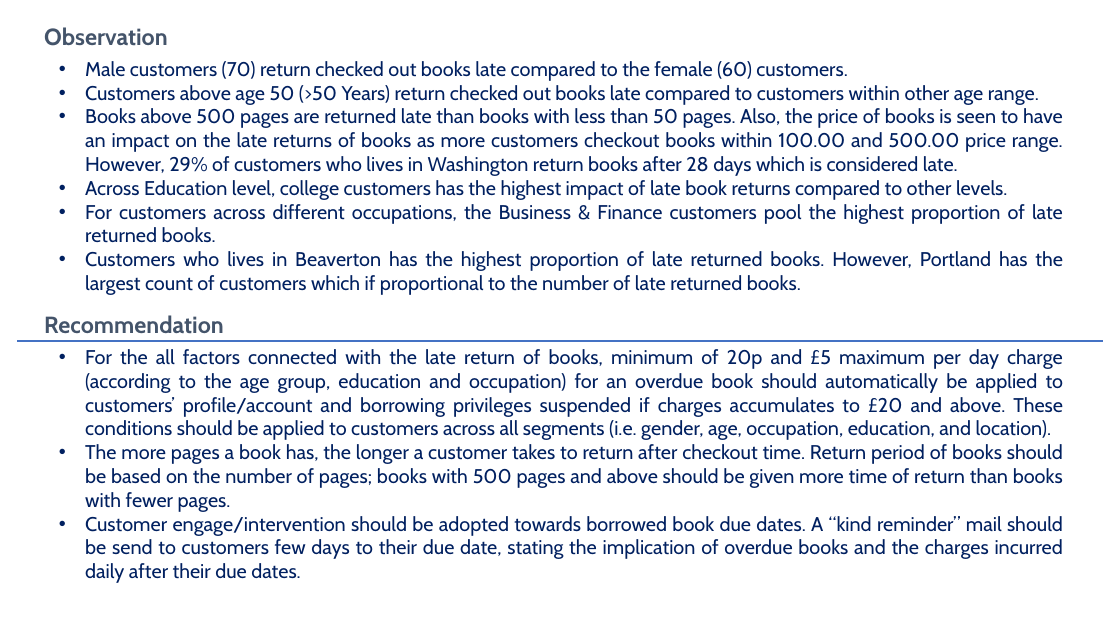
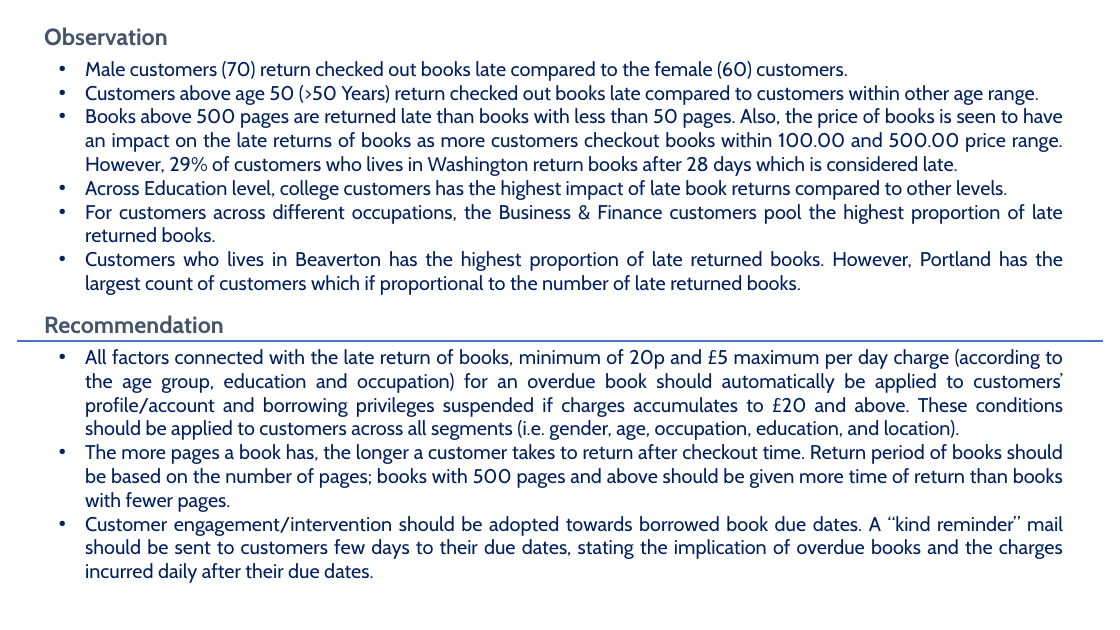
Before and after one commit to PascalineUmeh/library-books-late-return-analytics, a slide deck: slide 4 of LIBRARY_BOOKS_LATE_RETURN_ANALYTICS_REPORT.pptx. Drawn at 1120x630 pixels with LibreOffice and Linux fonts; fonts in the diff are those of the drawing; background and template pictures are left out. Boxes give left, top, right and bottom in pixels: in the first picture for what was removed or moved away, otherwise in the second. Text is boxed around its words. In the diff, an @@ line names an element or a change of style, - is before the commit and + after.

Commit message:
generate library book late return analysis

```diff
--- a/LIBRARY_BOOKS_LATE_RETURN_ANALYTICS_REPORT.pptx
+++ b/LIBRARY_BOOKS_LATE_RETURN_ANALYTICS_REPORT.pptx
@@ text at (85, 349, 1063, 440): text changed @@
-• For the all factors connected with the late return of books, minimum of 20p and £5 maximum per day charge (according to the age group, education and occupation) for an overdue book should automatically be applied to customers’ profile/account and borrowing privileges suspended if charges accumulates to £20 and above. These conditions should be applied to customers across all segments (i.e. gender, age, occupation, education, and location).
+• All factors connected with the late return of books, minimum of 20p and £5 maximum per day charge (according to the age group, education and occupation) for an overdue book should automatically be applied to customers’ profile/account and borrowing privileges suspended if charges accumulates to £20 and above. These conditions should be applied to customers across all segments (i.e. gender, age, occupation, education, and location).
@@ text at (85, 516, 1063, 583): text changed @@
-• Customer engage/intervention should be adopted towards borrowed book due dates. A “kind reminder” mail should be send to customers few days to their due date, stating the implication of overdue books and the charges incurred daily after their due dates.
+• Customer engagement/intervention should be adopted towards borrowed book due dates. A “kind reminder” mail should be sent to customers few days to their due dates, stating the implication of overdue books and the charges incurred daily after their due dates.
```
Also in this commit, not shown: 1 other slide changed.
